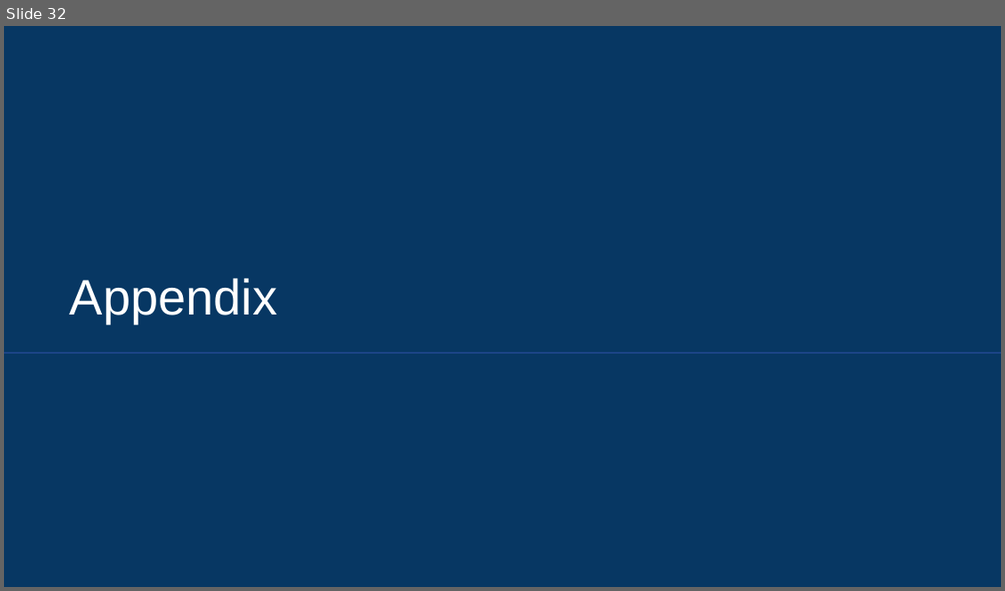
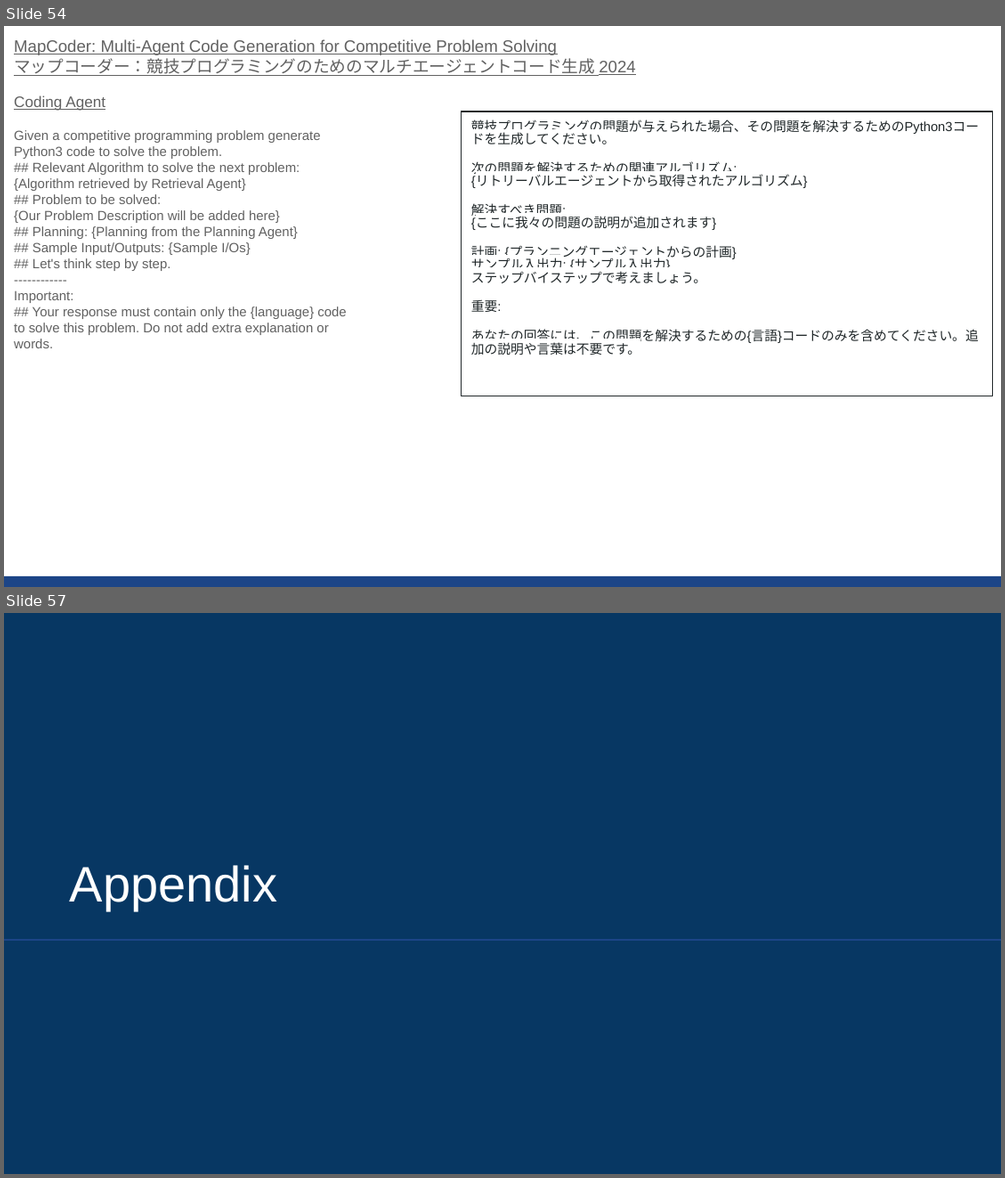
Before and after one commit to sekihan02/code_sundbox, a slide deck: 2024_LLM論文要約_5.pptx. Shown one above the other, each under a label of ours: slide 32 before the commit, slides 54 and 57 after it; the slides between them are not shown. The pictures are 1005x591 and 1005x1178 pixels, drawn with LibreOffice and Linux fonts; fonts in the diff are those of the drawing. Boxes give left, top, right and bottom in pixels: in the first picture for what was removed or moved away, otherwise in the second. Text is boxed around its words. In the diff, an @@ line names an element or a change of style, - is before the commit and + after.

```diff
--- a/2024_LLM論文要約_5.pptx
+++ b/2024_LLM論文要約_5.pptx
@@ slide 54 added at box(4, 26, 1001, 587), background #FFFFFF @@
@@ text added at box(14, 39, 635, 348), 9.6 pt, text #616161 @@
+MapCoder: Multi-Agent Code Generation for Competitive Problem Solving
+マップコーダー：競技プログラミングのためのマルチエージェントコード生成 2024
+Coding Agent
+Given a competitive programming problem generate
+Python3 code to solve the problem.
+## Relevant Algorithm to solve the next problem:
+{Algorithm retrieved by Retrieval Agent}
+## Problem to be solved:
+{Our Problem Description will be added here}
+## Planning: {Planning from the Planning Agent}
+## Sample Input/Outputs: {Sample I/Os}
+## Let's think step by step.
+------------
+Important:
+## Your response must contain only the {language} code
+to solve this problem. Do not add extra explanation or
+words.
@@ text added at box(461, 111, 993, 396), outline #202729 0.75 pt, 9.5 pt, text #202729 @@
+競技プログラミングの問題が与えられた場合、その問題を解決するためのPython3コードを生成してください。
+次の問題を解決するための関連アルゴリズム:
+{リトリーバルエージェントから取得されたアルゴリズム}
+解決すべき問題:
+{ここに我々の問題の説明が追加されます}
+計画: {プランニングエージェントからの計画}
+サンプル入出力: {サンプル入出力}
+ステップバイステップで考えましょう。
+重要:
+あなたの回答には、この問題を解決するための{言語}コードのみを含めてください。追加の説明や言葉は不要です。
@@ rectangle added at box(4, 576, 1001, 587), fill #1C4587 @@
@@ what was slide 32 is now slide 57 @@
```
Also in this commit, not shown: 1 slide changed, 24 other slides added, 1 other file.
